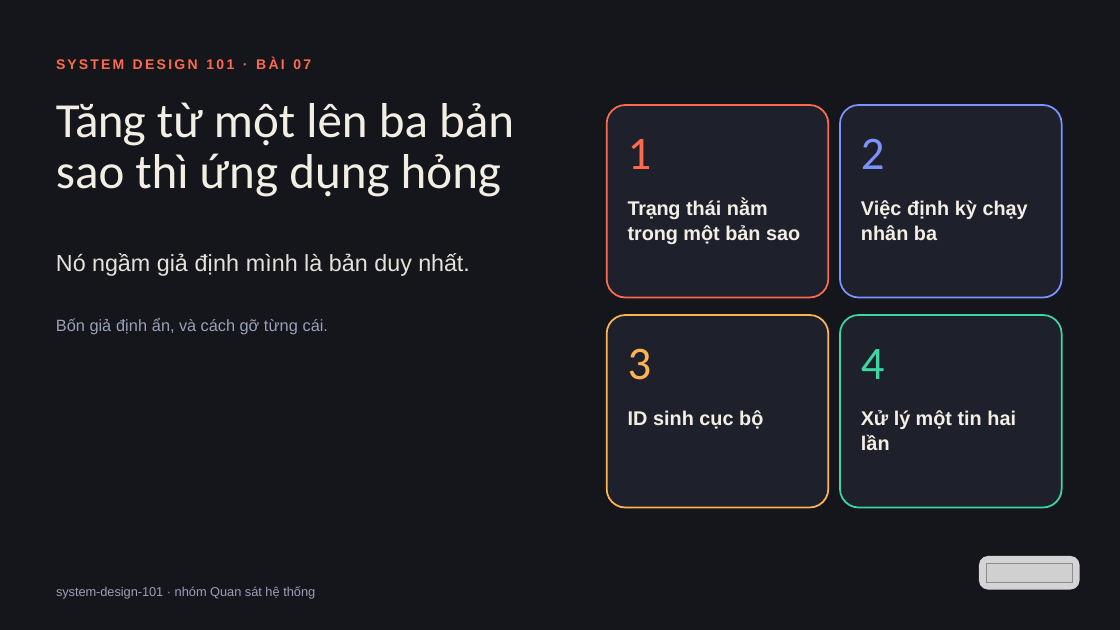
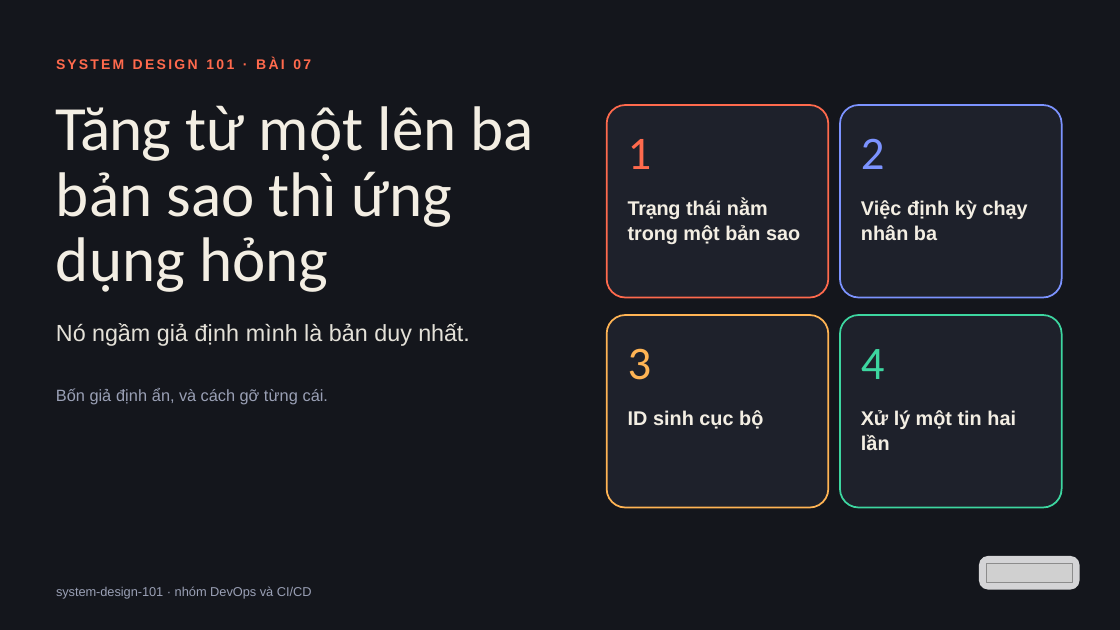
Before and after one commit to vohoailinh90/tool-marketing-studio, a slide deck: slide 1 of system-design-101/vi/lessons/sd-13-007/slides/sd-13-007.pptx. Drawn at 1120x630 pixels with LibreOffice and Linux fonts; fonts in the diff are those of the drawing; grey boxes stand for pictures. Boxes give left, top, right and bottom in pixels: in the first picture for what was removed or moved away, otherwise in the second. Text is boxed around its words. In the diff, an @@ line names an element or a change of style, - is before the commit and + after.

```diff
--- a/system-design-101/vi/lessons/sd-13-007/slides/sd-13-007.pptx
+++ b/system-design-101/vi/lessons/sd-13-007/slides/sd-13-007.pptx
@@ text "Tăng từ một lên ba ..." at box(56, 105, 534, 292): size 63 to 81 pt; letter spacing -1.1 to -1.4 pt in "Tăng"; letter spacing 0.1 to 0 pt in "từ"; letter spacing 0 to -0.1 pt in "ba bản"; letter spacing -0.1 to -0.2 pt in "thì"; line spacing 65.5pt to 84.2pt @@
@@ text "Nó ngầm giả định mình ...": place and size @@
-text "Nó ngầm giả định mình ..." at box(56, 253, 469, 276)
+text "Nó ngầm giả định mình ..." at box(56, 323, 469, 346)
@@ text "Bốn giả định ẩn, và ...": place and size @@
-text "Bốn giả định ẩn, và ..." at box(56, 318, 328, 335)
+text "Bốn giả định ẩn, và ..." at box(56, 388, 328, 405)
@@ text at box(56, 586, 312, 599): text changed @@
-system-design-101 · nhóm Quan sát hệ thống
+system-design-101 · nhóm DevOps và CI/CD
```
Also in this commit, not shown: 2 other slides changed, 4 other files.
